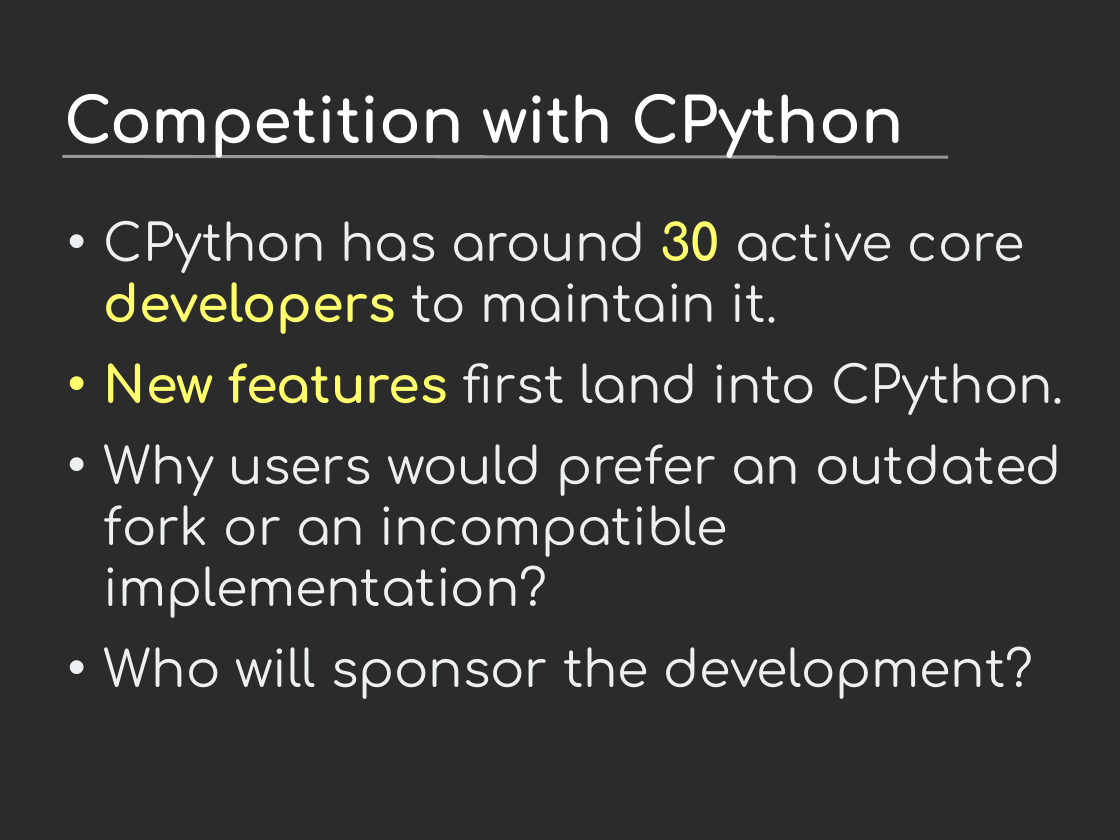
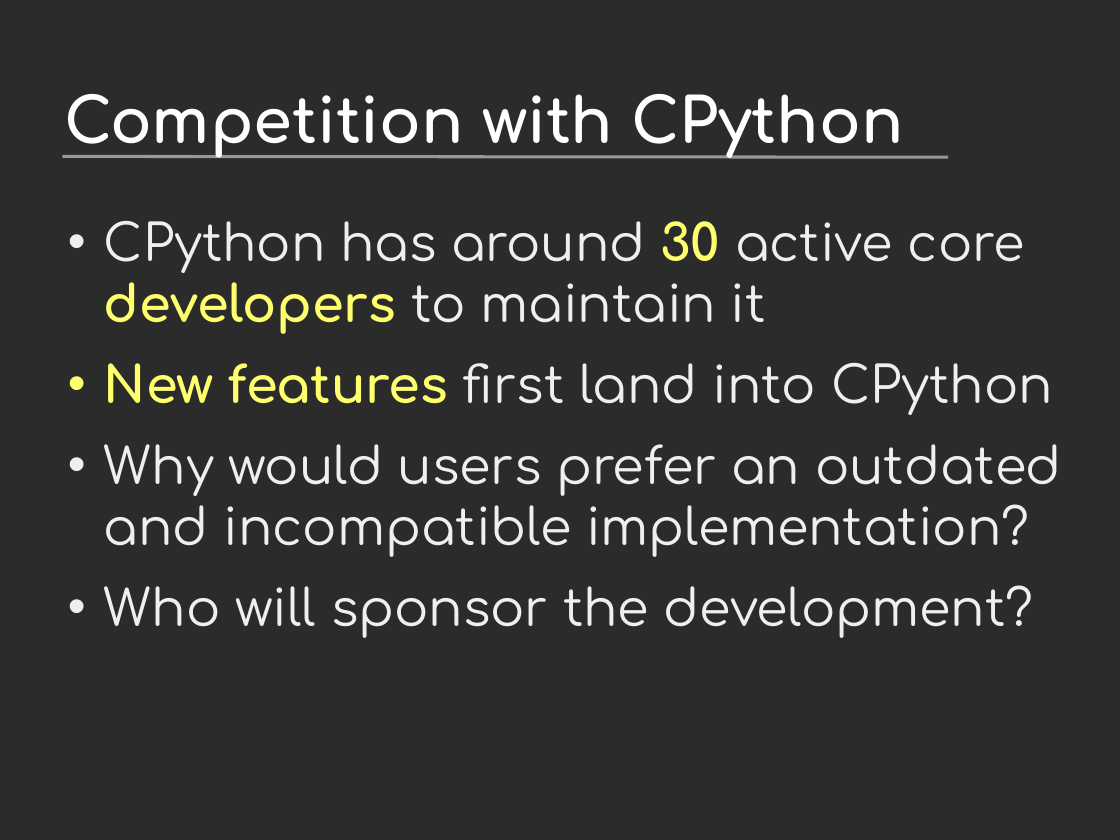
Before and after one commit to vstinner/talks, a slide deck: slide 8 of 2019-EuroPython/python_performance.odp. Drawn at 1120x840 pixels with LibreOffice and Linux fonts; fonts in the diff are those of the drawing; background and template pictures are left out; a plain dark background stands for a picture behind light text. Boxes give left, top, right and bottom in pixels: in the first picture for what was removed or moved away, otherwise in the second. Text is boxed around its words. In the diff, an @@ line names an element or a change of style, - is before the commit and + after.

```diff
--- a/2019-EuroPython/python_performance.odp
+++ b/2019-EuroPython/python_performance.odp
@@ text at box(104, 221, 1061, 557): text changed @@
-• CPython has around 30 active core developers to maintain it.
-• New features first land into CPython.
-• Why users would prefer an outdated fork or an incompatible implementation?
+• CPython has around 30 active core developers to maintain it
+• New features first land into CPython
+• Why would users prefer an outdated and incompatible implementation?
```
Also in this commit, not shown: 19 other slides changed, 4 slides added, 2 slides removed.
